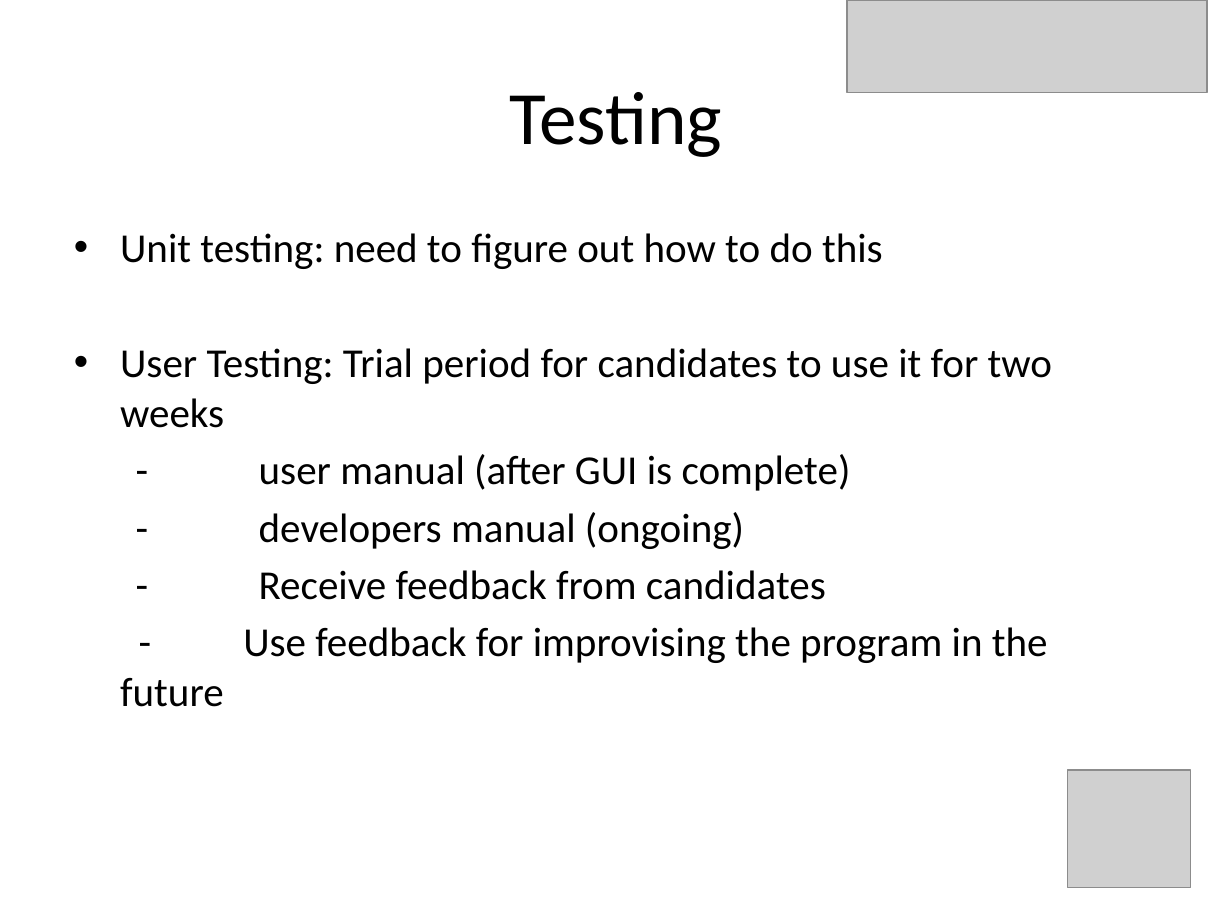
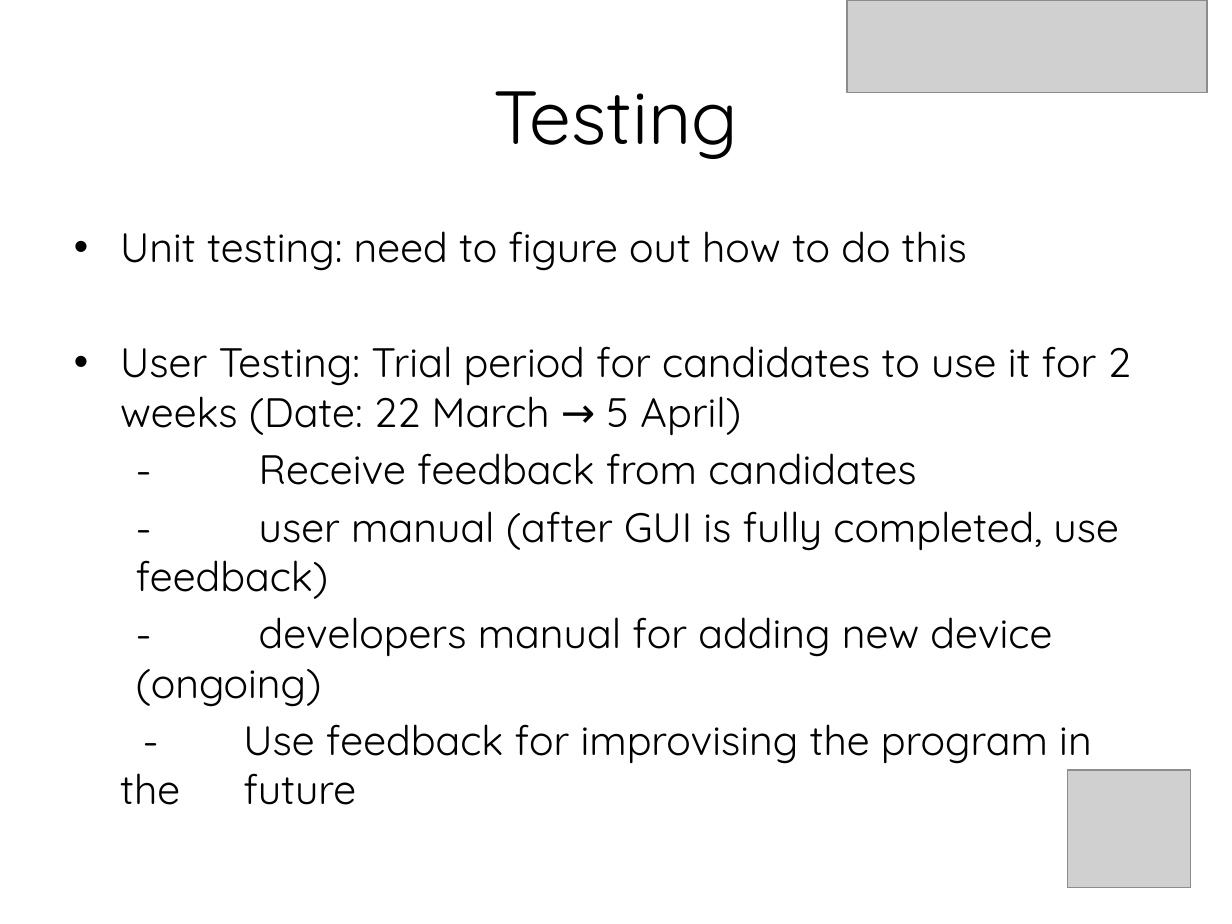
Before and after one commit to doctoboggan/DeathRay, a slide deck: slide 21 of manuals/desReview.pptx (slide 20 before the commit). Drawn at 1232x924 pixels with LibreOffice and Linux fonts; fonts in the diff are those of the drawing; grey boxes stand for pictures. Boxes give left, top, right and bottom in pixels: in the first picture for what was removed or moved away, otherwise in the second. Text is boxed around its words. In the diff, an @@ line names an element or a change of style, - is before the commit and + after.

```diff
--- a/manuals/desReview.pptx
+++ b/manuals/desReview.pptx
@@ title "Testing" at <box>493,91,738,159</box>: font Calibri to Quicksand @@
@@ text at <box>120,231,1092,805</box>: font Calibri to Quicksand in "Unit testing: need to figure out how ...", "- Receive feedback from candidates", "- Use feedback for improvising the program ..." @@
@@ text at <box>120,346,1131,436</box>: text changed; font Calibri to Quicksand @@
-• User Testing: Trial period for candidates to use it for two weeks
-- user manual (after GUI is complete)
-- developers manual (ongoing)
+• User Testing: Trial period for candidates to use it for 2 weeks (Date: 22 March → 5 April)
@@ text at <box>136,511,1118,707</box>: paragraphs added @@
+- user manual (after GUI is fully completed, use feedback)
+- developers manual for adding new device (ongoing)
```
Also in this commit, not shown: 18 other slides changed, 1 slide added.
